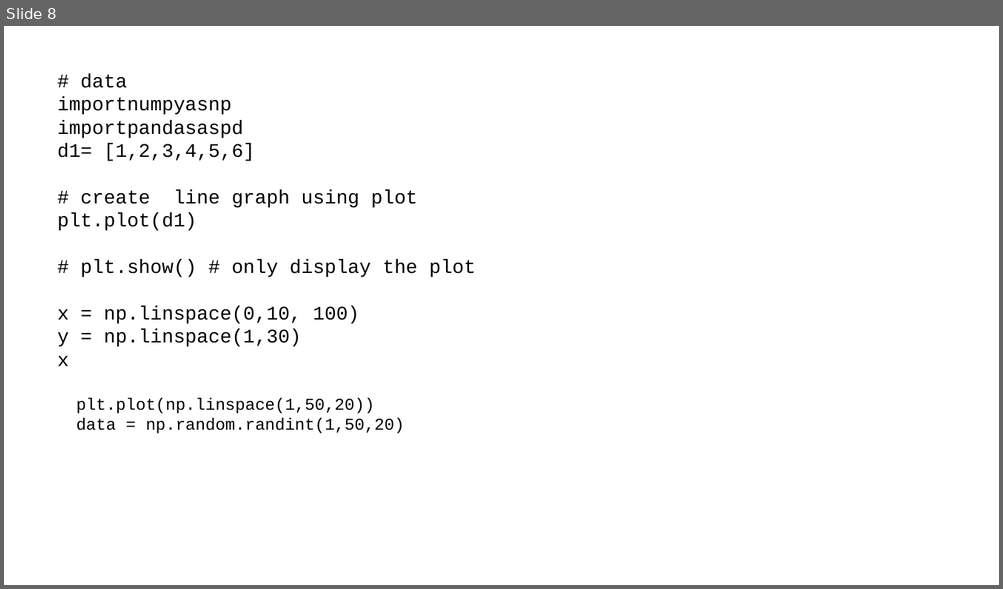
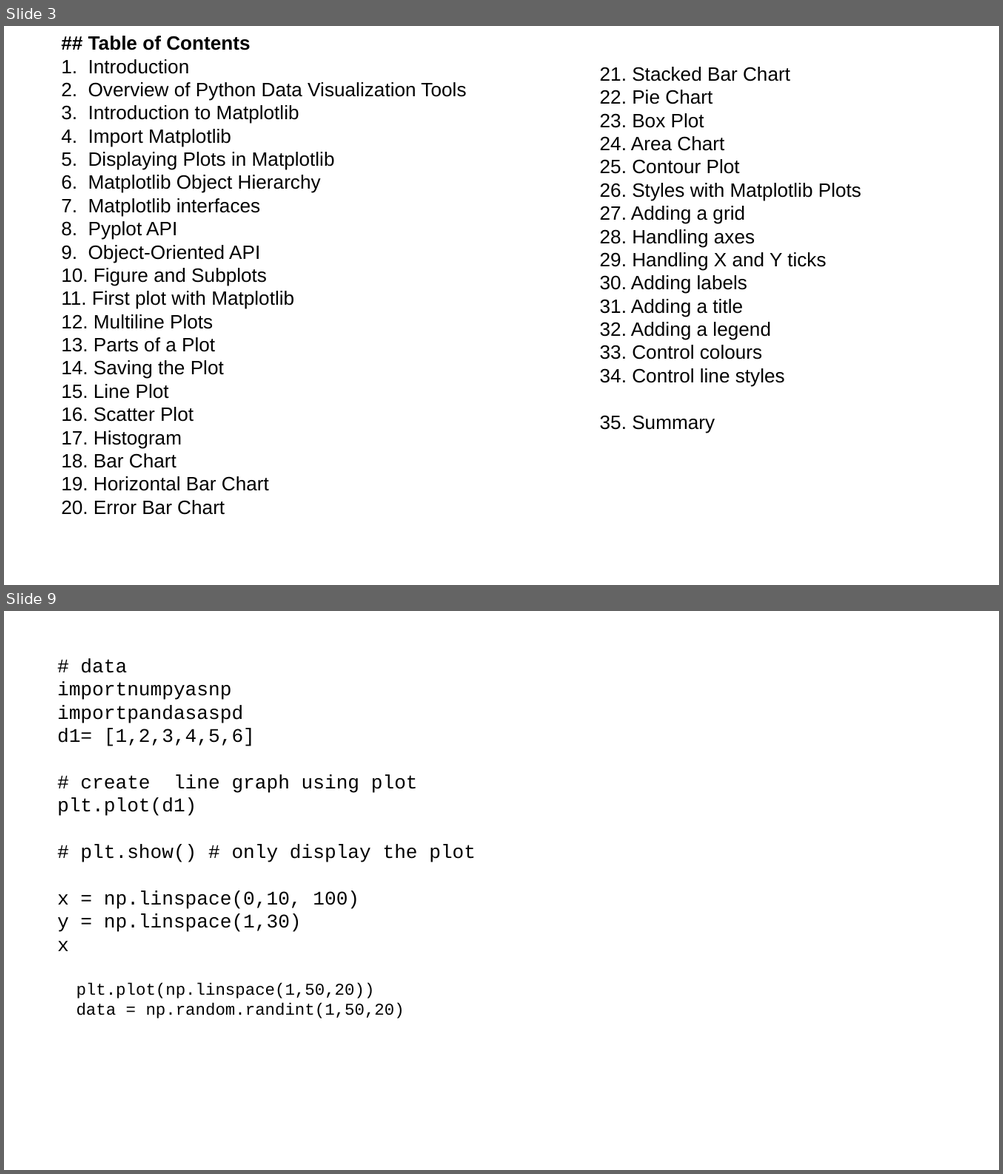
Before and after one commit to shahil04/ds_materials, a slide deck: 5.0_python_6.libraries/python_libraries/3_matplot_seaborn/Matplotlib_Seaborn_class.pptx. Shown one above the other, each under a label of ours: slide 8 before the commit, slides 3 and 9 after it; the slides between them are not shown. The pictures are 1003x589 and 1003x1174 pixels, drawn with LibreOffice and Linux fonts; fonts in the diff are those of the drawing. Boxes give left, top, right and bottom in pixels: in the first picture for what was removed or moved away, otherwise in the second. Text is boxed around its words. In the diff, an @@ line names an element or a change of style, - is before the commit and + after.

```diff
--- a/5.0_python_6.libraries/python_libraries/3_matplot_seaborn/Matplotlib_Seaborn_class.pptx
+++ b/5.0_python_6.libraries/python_libraries/3_matplot_seaborn/Matplotlib_Seaborn_class.pptx
@@ slide 3 added at box(4, 26, 999, 585), background #FFFFFF @@
@@ text added at box(61, 36, 466, 515), 14 pt, text #000000 @@
+## Table of Contents
+1. Introduction
+2. Overview of Python Data Visualization Tools
+3. Introduction to Matplotlib
+4. Import Matplotlib
+5. Displaying Plots in Matplotlib
+6. Matplotlib Object Hierarchy
+7. Matplotlib interfaces
+8. Pyplot API
+9. Object-Oriented API
+10. Figure and Subplots
+11. First plot with Matplotlib
+12. Multiline Plots
+13. Parts of a Plot
+14. Saving the Plot
+15. Line Plot
+16. Scatter Plot
+17. Histogram
+18. Bar Chart
+19. Horizontal Bar Chart
+20. Error Bar Chart
@@ text added at box(600, 67, 861, 433), 14 pt, text #000000 @@
+21. Stacked Bar Chart
+22. Pie Chart
+23. Box Plot
+24. Area Chart
+25. Contour Plot
+26. Styles with Matplotlib Plots
+27. Adding a grid
+28. Handling axes
+29. Handling X and Y ticks
+30. Adding labels
+31. Adding a title
+32. Adding a legend
+33. Control colours
+34. Control line styles
+35. Summary
@@ what was slide 8 is now slide 9 @@
```
Also in this commit, not shown: 9 slides changed, 2 other slides added, 29 other files.
